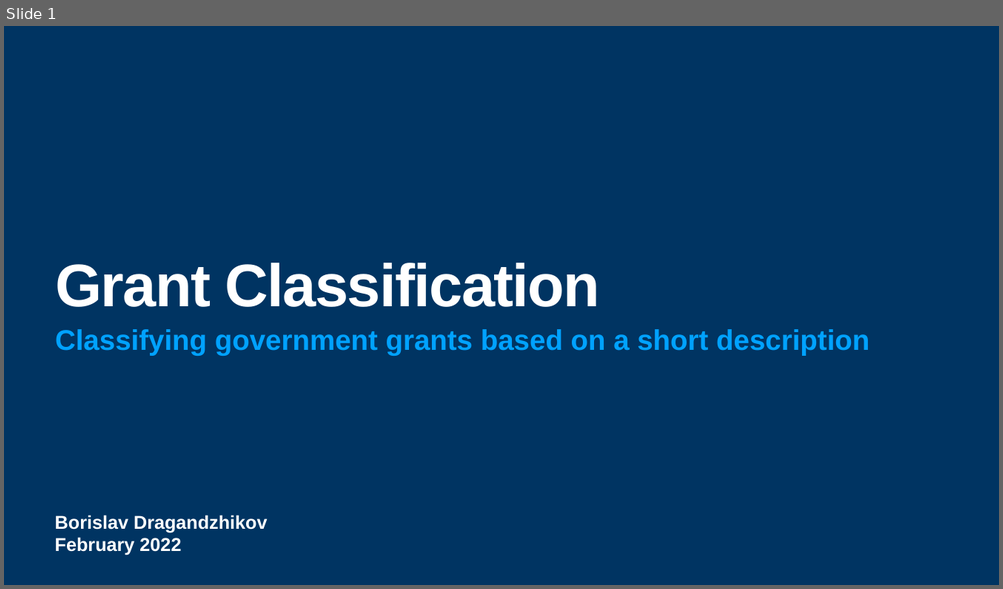
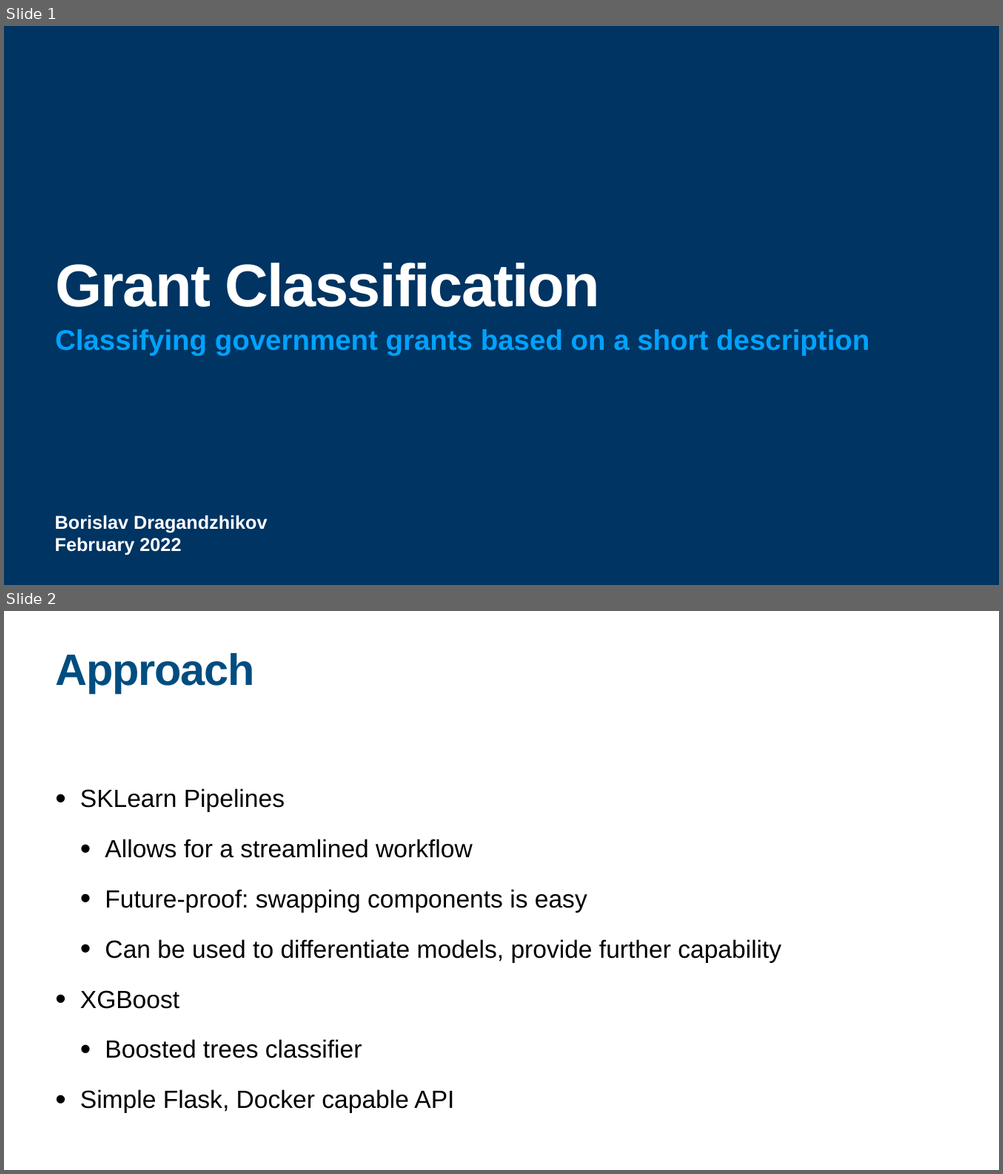
Before and after one commit to borislavdrag/south-park, a slide deck: presentation/presentation.pptx. Shown one above the other, each under a label of ours: slide 1 before the commit, slides 1 and 2 after it. The pictures are 1003x589 and 1003x1174 pixels, drawn with LibreOffice and Linux fonts; fonts in the diff are those of the drawing. Boxes give left, top, right and bottom in pixels: in the first picture for what was removed or moved away, otherwise in the second. Text is boxed around its words. In the diff, an @@ line names an element or a change of style, - is before the commit and + after.

Commit message:
presentation draft v0.2

```diff
--- a/presentation/presentation.pptx
+++ b/presentation/presentation.pptx
@@ slide 2 added at (x1=4, y1=611, x2=999, y2=1170), background #FFFFFF @@
@@ title added at (x1=55, y1=653, x2=254, y2=693), 85 pt, text #004D80, bold @@
+Approach
@@ text added at (x1=80, y1=789, x2=781, y2=1113), 48 pt, text #000000 @@
+• SKLearn Pipelines
+  • Allows for a streamlined workflow
+  • Future-proof: swapping components is easy
+  • Can be used to differentiate models, provide further capability
+• XGBoost
+  • Boosted trees classifier
+• Simple Flask, Docker capable API
```
Also in this commit, not shown: 1 slide changed, 1 other slide added, 3 slides removed.
